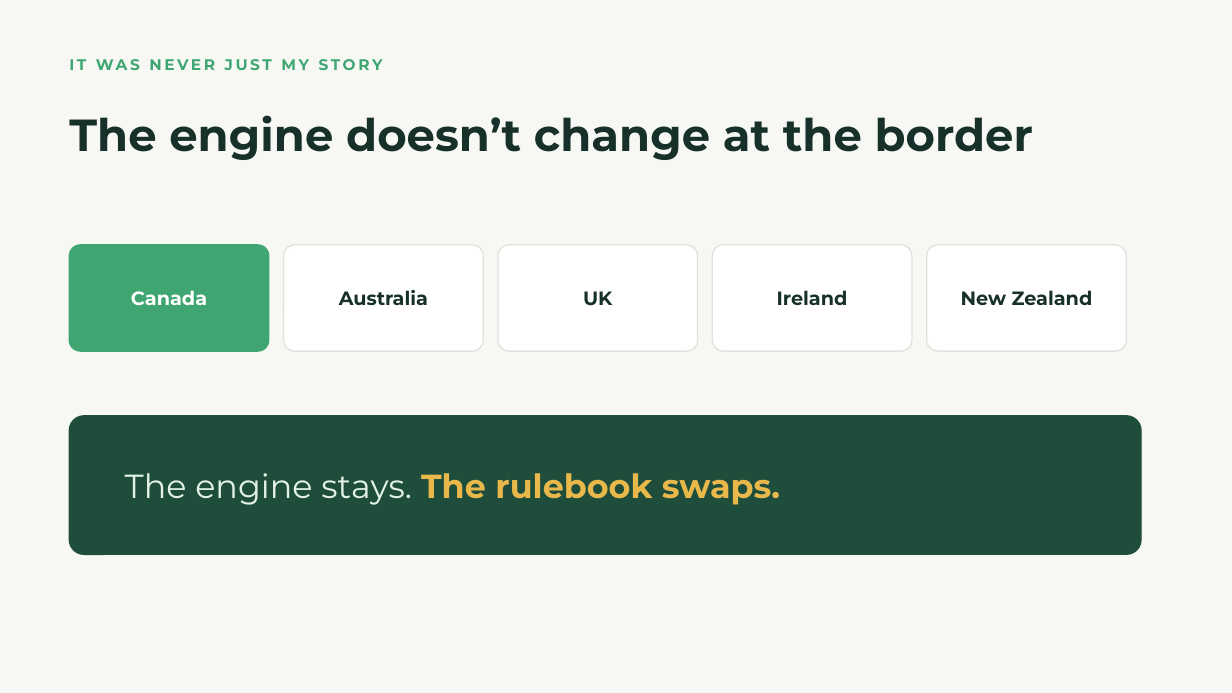
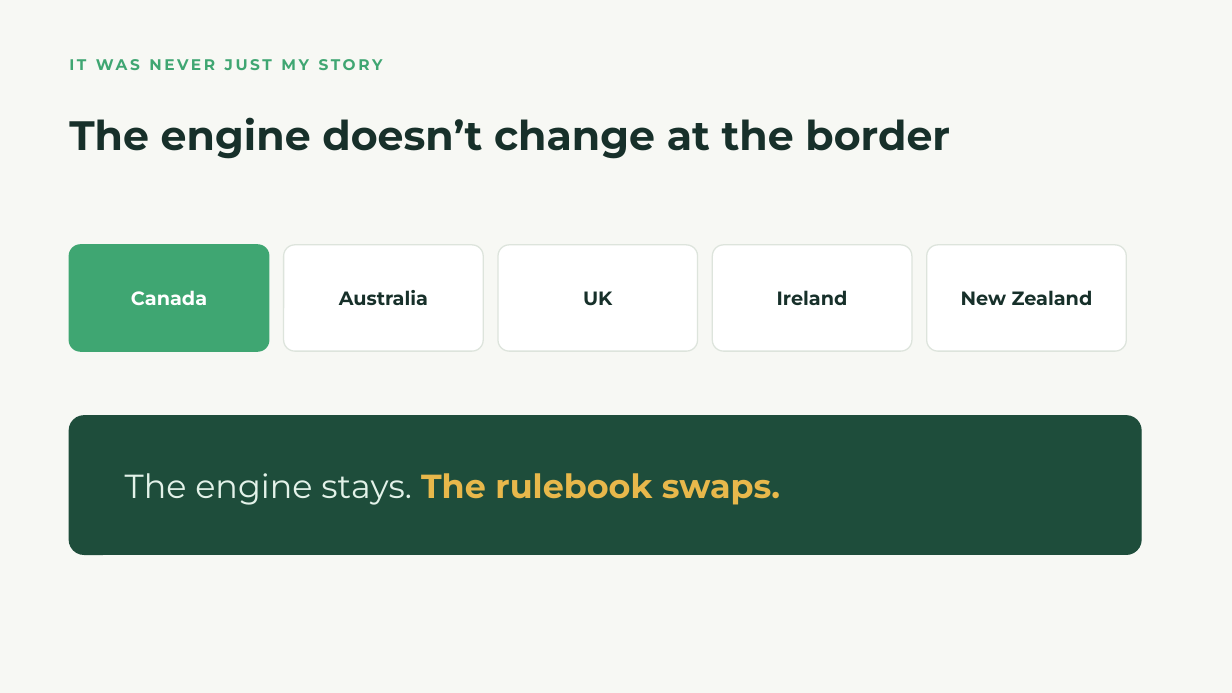
Before and after one commit to jasonmwong603/Claude-Code, a slide deck: slide 7 of apps/keydate/pitch/KeyDate-JCI-Edmonton-Montserrat.pptx. Drawn at 1232x693 pixels with LibreOffice and Linux fonts; fonts in the diff are those of the drawing. Boxes give left, top, right and bottom in pixels: in the first picture for what was removed or moved away, otherwise in the second. Text is boxed around its words. In the diff, an @@ line names an element or a change of style, - is before the commit and + after.

```diff
--- a/apps/keydate/pitch/KeyDate-JCI-Edmonton-Montserrat.pptx
+++ b/apps/keydate/pitch/KeyDate-JCI-Edmonton-Montserrat.pptx
@@ text "The engine doesn’t change at ..." at [69, 117, 950, 159]: size 35 to 32 pt @@
```
Also in this commit, not shown: 1 other slide changed, 8 other files.
